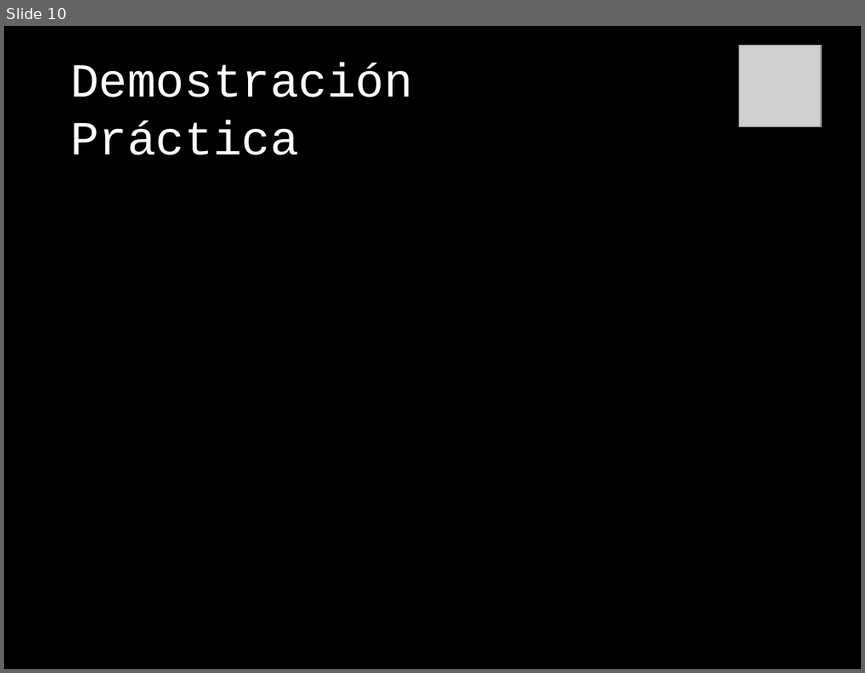
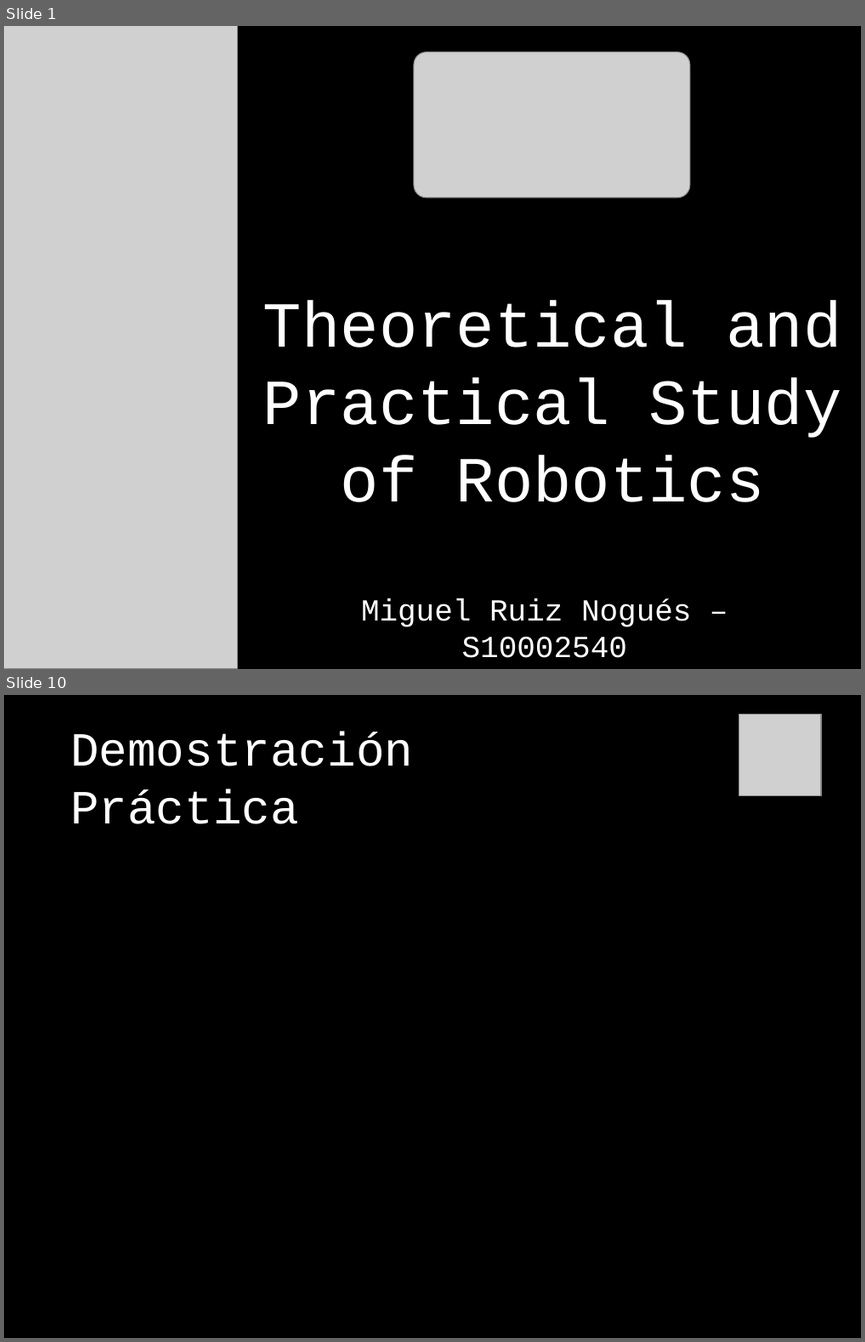
Before and after one commit to jabrena/cre2010, a slide deck: mruiz/docs/PFC presentation.pptx. Shown one above the other, each under a label of ours: slide 10 before the commit, slides 1 and 10 after it; the slides between them are not shown. The pictures are 865x673 and 865x1342 pixels, drawn with LibreOffice and Linux fonts; fonts in the diff are those of the drawing; grey boxes stand for pictures. Boxes give left, top, right and bottom in pixels: in the first picture for what was removed or moved away, otherwise in the second. Text is boxed around its words. In the diff, an @@ line names an element or a change of style, - is before the commit and + after.

```diff
--- a/mruiz/docs/PFC presentation.pptx
+++ b/mruiz/docs/PFC presentation.pptx
@@ slide 1 added at [4, 26, 861, 669], background #000000 @@
@@ picture added at [4, 26, 237, 669] @@
@@ picture added at [414, 52, 689, 198] @@
@@ title added at [263, 301, 842, 502], 54 pt, text #FFFFFF @@
+Theoretical and Practical Study of Robotics
@@ text added at [361, 599, 692, 658], 25.6 pt, text #FFFFFF @@
+Miguel Ruiz Nogués – S10002540
```
Also in this commit, not shown: 4 slides changed, 4 other slides added, 5 slides removed.
